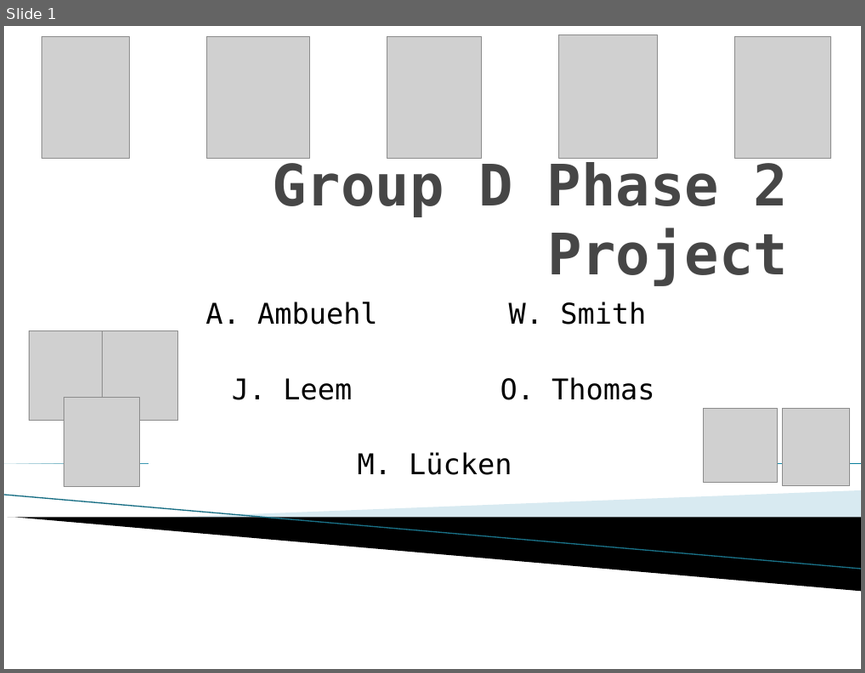
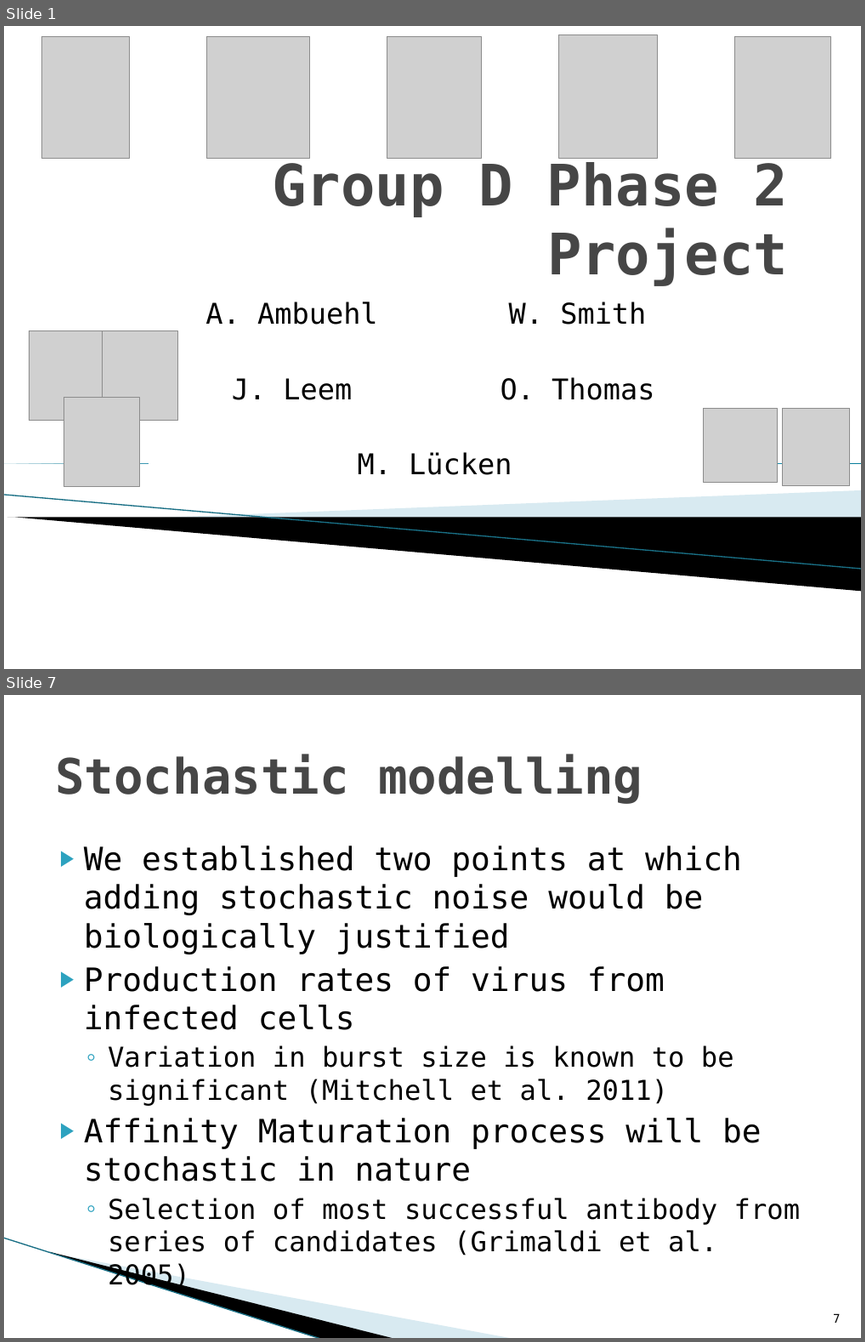
Before and after one commit to jleem10/GroupD_Phase2, a slide deck: Presentation.pptx. Shown one above the other, each under a label of ours: slide 1 before the commit, slides 1 and 7 after it; the slides between them are not shown. The pictures are 865x673 and 865x1342 pixels, drawn with LibreOffice and Linux fonts; fonts in the diff are those of the drawing; grey boxes stand for pictures; background and template pictures are left out. Boxes give left, top, right and bottom in pixels: in the first picture for what was removed or moved away, otherwise in the second. Text is boxed around its words. In the diff, an @@ line names an element or a change of style, - is before the commit and + after.

Commit message:
stochastic matlab in presentation

```diff
--- a/Presentation.pptx
+++ b/Presentation.pptx
@@ slide 7 added at bbox=[4, 695, 861, 1338], background #FFFFFF @@
@@ title added at bbox=[55, 754, 642, 804], 41 pt, text #464646, bold @@
+Stochastic modelling
@@ text added at bbox=[84, 845, 800, 1255], 27 pt, text #000000 @@
+▶ We established two points at which adding stochastic noise would be biologically justified
+▶ Production rates of virus from infected cells
+  ◦ Variation in burst size is known to be significant (Mitchell et al. 2011)
+▶ Affinity Maturation process will be stochastic in nature
+  ◦ Selection of most successful antibody from series of candidates (Grimaldi et al. 2005)
@@ line added from (4, 1237) to (322, 1338), #97C5D8 0.95 pt @@
@@ freeform shape added at bbox=[49, 1251, 396, 1338], fill #000000 @@
@@ freeform shape added at bbox=[51, 1252, 514, 1338], fill #A0CBDC at 40% opacity @@
@@ page number added at bbox=[833, 1313, 840, 1322], 10 pt, text #000000 @@
+7
```
Also in this commit, not shown: 11 other slides added, 1 slide removed.
